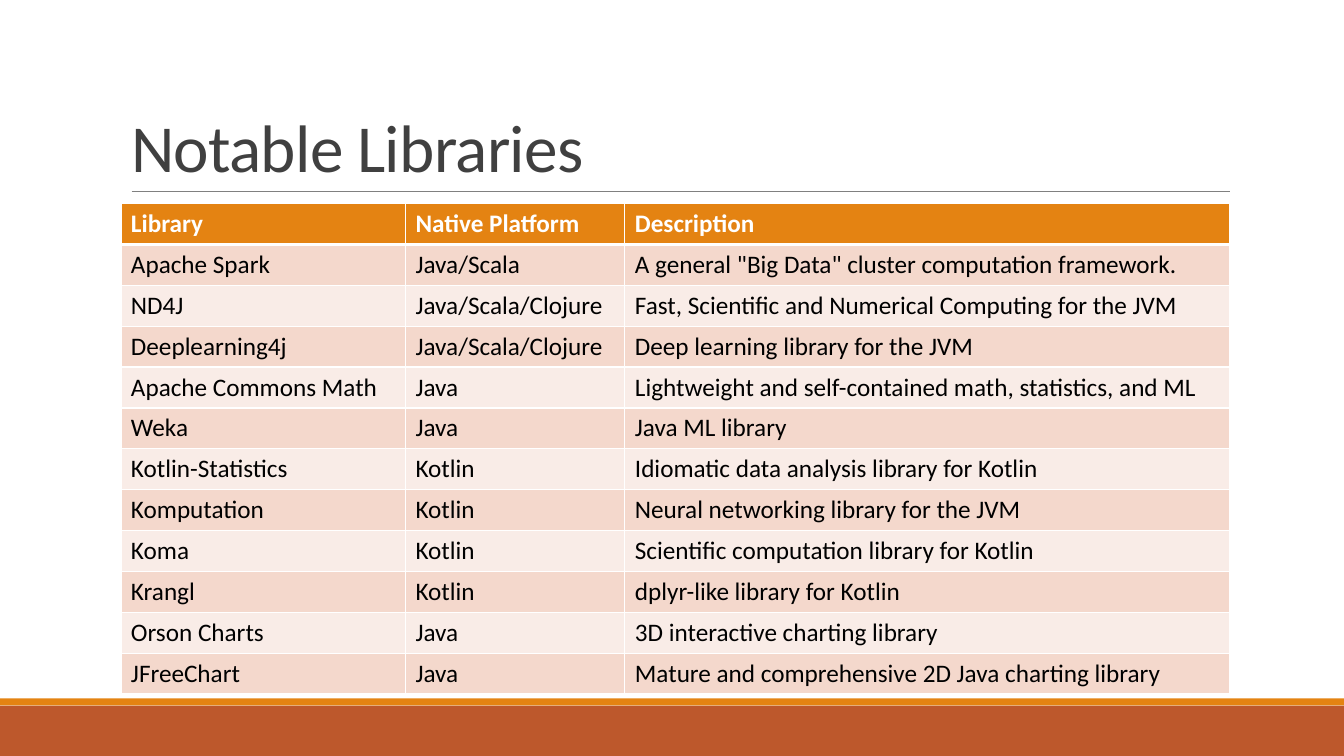
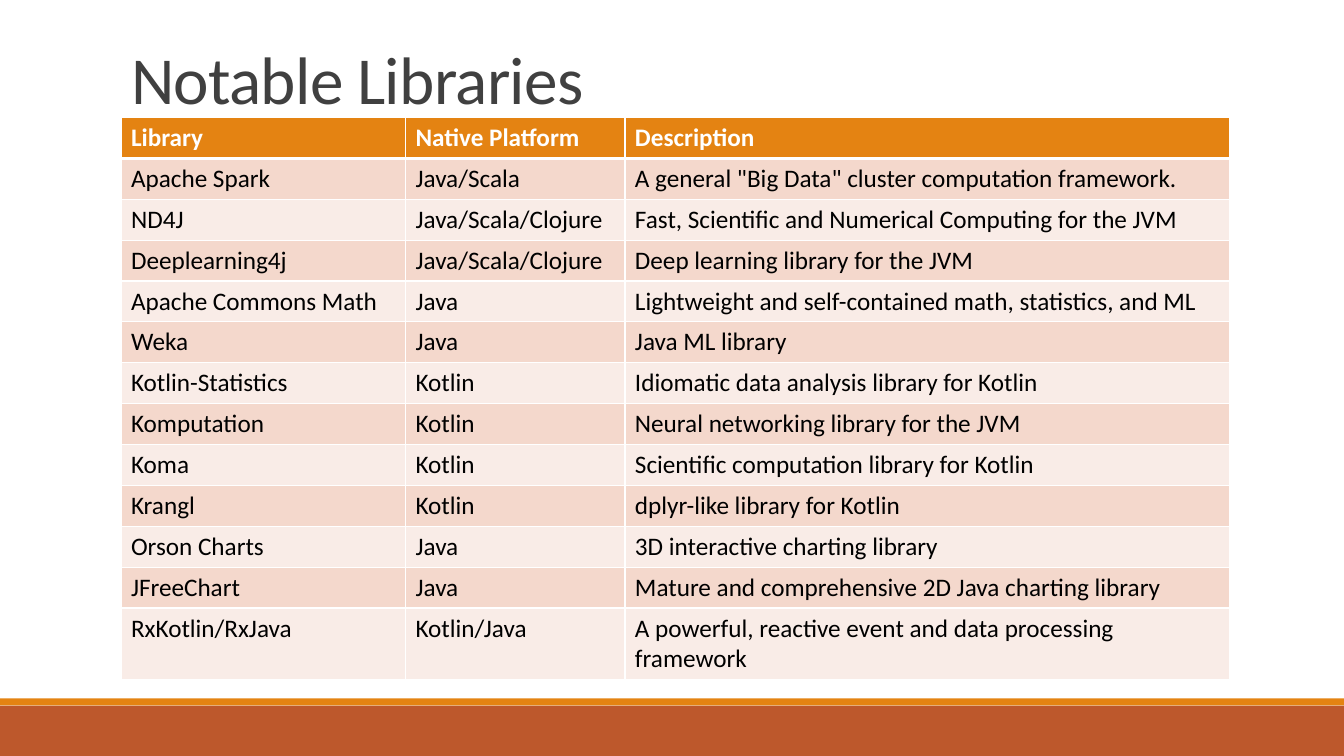
Before and after one commit to thomasnield/oreilly_kotlin_for_data_science, a slide deck: slide 7 of 2. Practical Data Modeling for Production with Kotlin/oreilly_practical_data_modeling_for_production_with_kotlin.pptx (slide 6 before the commit). Drawn at 1344x756 pixels with LibreOffice and Linux fonts; fonts in the diff are those of the drawing. Boxes give left, top, right and bottom in pixels: in the first picture for what was removed or moved away, otherwise in the second. Text is boxed around its words. In the diff, an @@ line names an element or a change of style, - is before the commit and + after.

```diff
--- a/2. Practical Data Modeling for Production with Kotlin/oreilly_practical_data_modeling_for_production_with_kotlin.pptx
+++ b/2. Practical Data Modeling for Production with Kotlin/oreilly_practical_data_modeling_for_production_with_kotlin.pptx
@@ title "Notable Libraries" rewrapped from box(131, 125, 583, 173) to box(131, 57, 583, 121) @@
@@ table at box(121, 118, 1230, 680) @@
+row 13: RxKotlin/RxJava | Kotlin/Java | A powerful, reactive event and data processing framework
@@ table: place and size @@
-table at box(121, 204, 1230, 695)
+table at box(121, 118, 1230, 680)
```
Also in this commit, not shown: 1 slide added, 5 other files.
